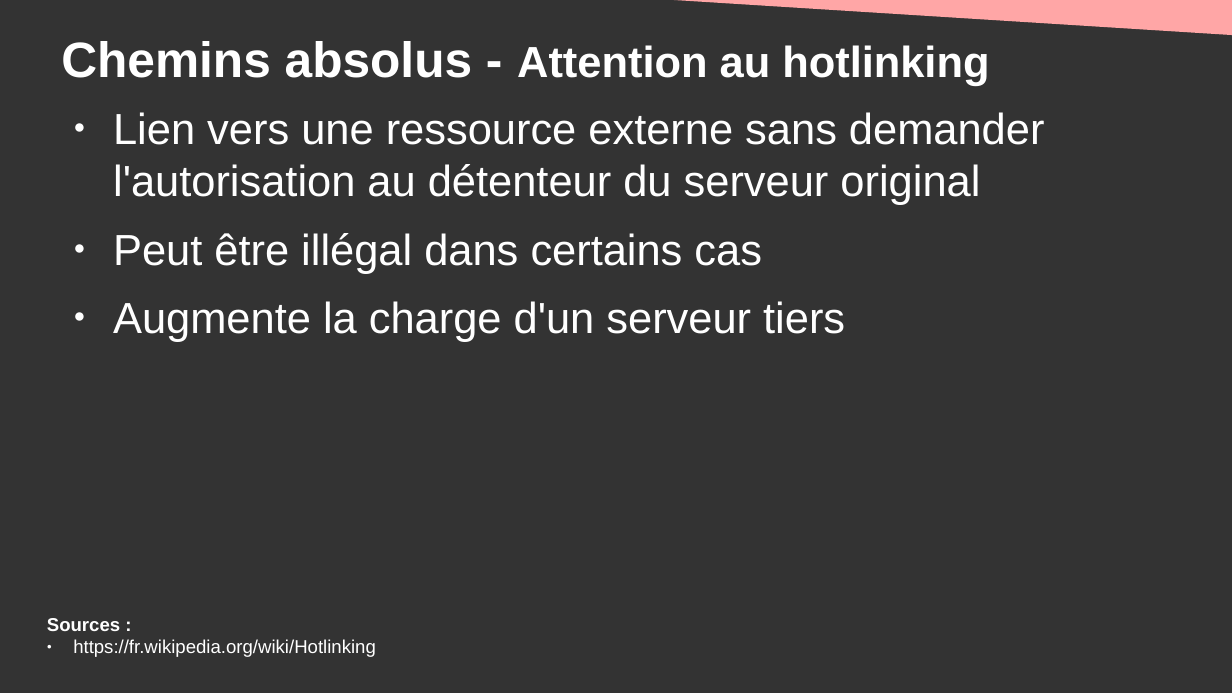
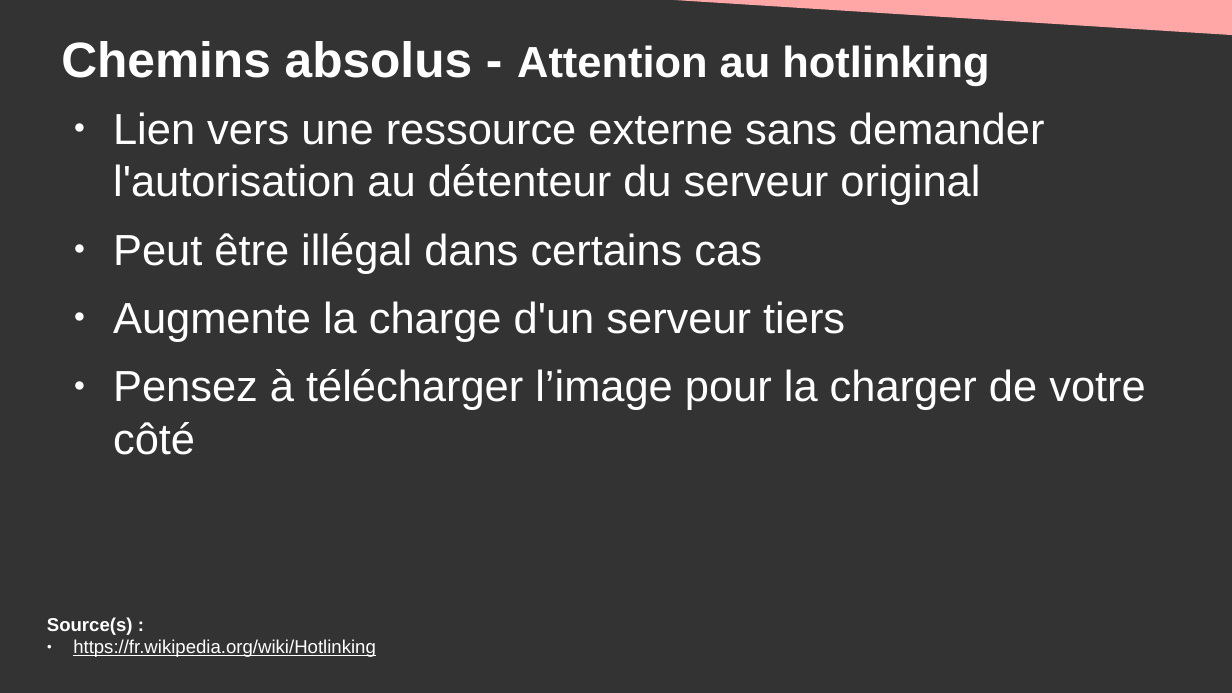
Before and after one commit to DanYellow/cours, a slide deck: slide 41 of integration-web-s1/travaux-pratiques/numero-1/presentation.odp (slide 40 before the commit). Drawn at 1232x693 pixels with LibreOffice and Linux fonts; fonts in the diff are those of the drawing. Boxes give left, top, right and bottom in pixels: in the first picture for what was removed or moved away, otherwise in the second. Text is boxed around its words. In the diff, an @@ line names an element or a change of style, - is before the commit and + after.

```diff
--- a/integration-web-s1/travaux-pratiques/numero-1/presentation.odp
+++ b/integration-web-s1/travaux-pratiques/numero-1/presentation.odp
@@ text at <box>113,369,1146,455</box>: paragraph added @@
+● Pensez à télécharger l’image pour la charger de votre côté
@@ text at <box>47,617,133,635</box>: text changed @@
-Sources :
+Source(s) :
@@ text at <box>73,639,376,657</box>: underline on in "https://fr.wikipedia.org/wiki/Hotlinking" @@
```
Also in this commit, not shown: 19 other slides changed, 1 slide added, 6 other files.
